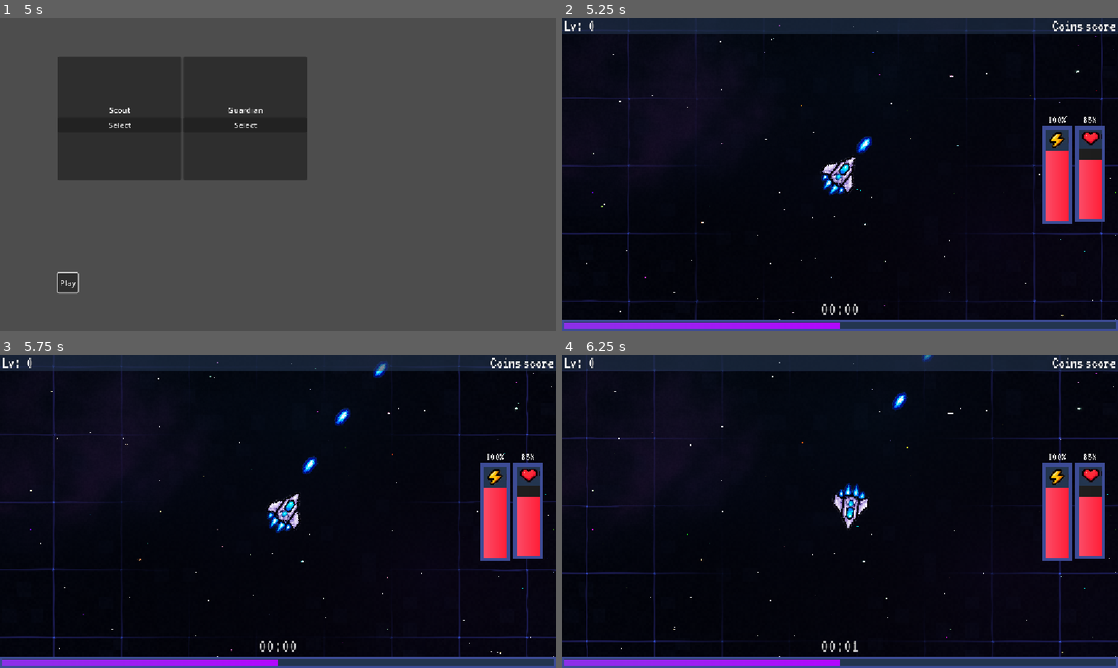
Above: before the commit, frames 1-4 (two rows, left to right).
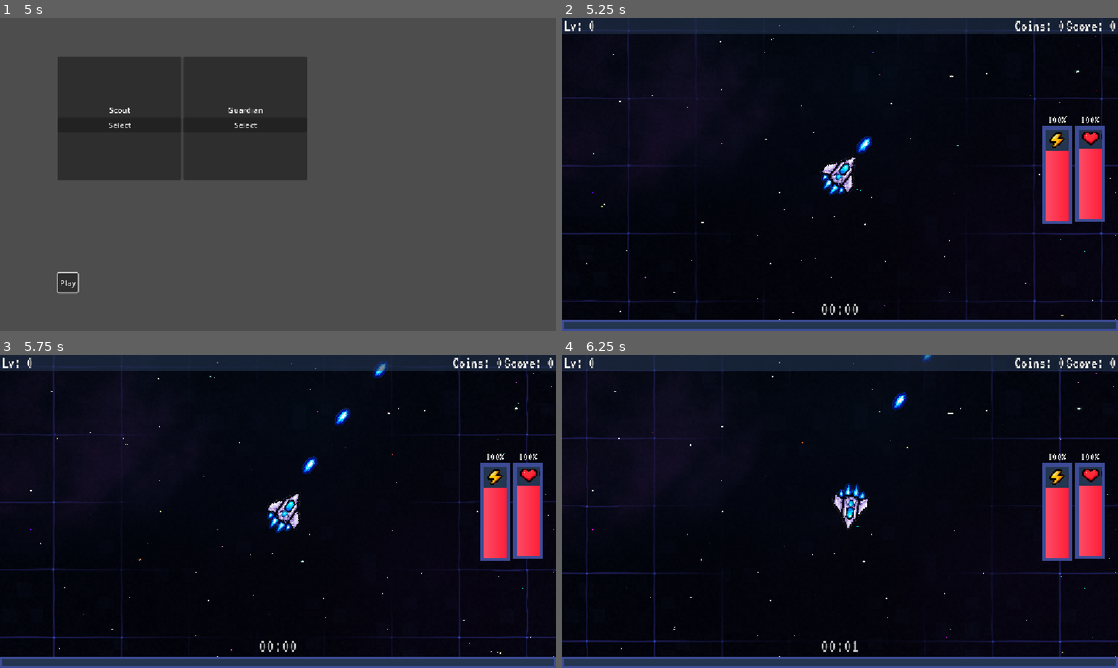
Above: after the commit, the same moments.

Repository: Savo-Consortium-of-Education/tatu-loppuprojekti
Game: Godot game, scene res://scenes/menus/main_menu.tscn
Two runs of this game, one before a commit and one after it. Both use one fixed random seed, a clock stepped at 60 frames per second and the inputs below.
Inputs (mouse positions are in pixels of both pictures, inside the frame that each line leads up to):
- Up to frame 1 (5 s): click "Play" at 0.5 s; click "Play" at 1.25 s; click "Play" at 2 s; click "Select" at 2.75 s; tap Enter at 3.5 s; move the mouse to (400, 158) at 3.52 s; hold D (move_right) 3.53-4.28 s; hold Right mouse button (ability) 3.53-4.28 s; tap Space at 4.25 s; move the mouse to (166, 190) at 4.27 s; hold Down (move_down) from 4.28 s (still down); right-click (166, 190) at 4.35 s
- Up to frame 2 (5.25 s): tap Enter at 5 s; move the mouse to (895, 105) at 5.02 s; release Down (move_down) at 5.03 s; press the mouse at (895, 105) at 5.03 s; hold D (move_right) from 5.03 s (still down)
- Up to frame 3 (5.75 s): keep holding D (move_right); right-click (333, 442) at 5.3 s
- Up to frame 4 (6.25 s): move the mouse to (851, 511) at 5.77 s; release D (move_right) at 5.78 s; release the mouse at (851, 511) at 5.78 s; hold W (move_up) from 5.78 s (still down); right-click (851, 511) at 5.85 s

Frame 1 is identical in both runs. In frame 2, 1.4% of the frame differs, in the area x 0-100%, y 0-100%; in frame 3, 1.4%; in frame 4, 1.4%.

Commit message:
feat(game): implement coin system and synchronize hud

Diff:
--- a/scripts/enemies/baseEnemy/base_enemy.gd
+++ b/scripts/enemies/baseEnemy/base_enemy.gd
@@ -41,6 +41,7 @@
         attacker_peer_id,
         SaveManager.Stat.SCORE
     )
+    GameManager.add_score(1)
 
     if xp_orb_spawner:
         xp_orb_spawner.spawn_xp_orb(xp,global_position)
--- a/scripts/game_manager.gd
+++ b/scripts/game_manager.gd
@@ -8,11 +8,13 @@
 signal player_levelup(player: Player)
 signal player_xp_changed(peer_id: int, current_xp: float, xp_required: float, level: int)
 signal score_changed(new_score: int)
+signal coins_changed(new_coins: int)
 signal game_ended()
 
 const SPRITE_ROTATION_OFFSET := deg_to_rad(90)
 var selected_character: CharacterData
 var score: int = 0
+var coins: int = 0
 
 func use_ability_player(player: Player, amount_left: float) -> void:
     if not multiplayer.is_server():
@@ -90,13 +92,35 @@
         level
     )
 
-func add_score(points) -> void:
+func add_score(points: int) -> void:
+    if not multiplayer.is_server():
+        return
     score += points
+    update_score.rpc(score)
+
+func add_coins(amount: int) -> void:
+    if not multiplayer.is_server():
+        return
+    coins += amount
+    update_coins.rpc(coins)
+
+@rpc("authority", "call_local", "reliable")
+func update_score(new_score: int) -> void:
+    score = new_score
     score_changed.emit(score)
+
+@rpc("authority", "call_local", "reliable")
+func update_coins(new_coins: int) -> void:
+    coins = new_coins
+    coins_changed.emit(coins)
 
 func end_game() -> void:
     game_ended.emit()
 
 func reset() -> void:
+    if not multiplayer.is_server():
+        return
     score = 0
-    score_changed.emit(score)
+    coins = 0
+    update_score.rpc(score)
+    update_coins.rpc(coins)
--- a/scripts/player/player.gd
+++ b/scripts/player/player.gd
@@ -31,6 +31,15 @@
         abilities.append(ability)
 
     GameManager.player_add_ability.connect(_update_ability)
+    GameManager.player_healed.emit(self, 0.0, current_hp)
+    if multiplayer.is_server():
+        GameManager.use_ability_player(self, ability_energy)
+        GameManager.update_player_xp.rpc(
+            get_multiplayer_authority(),
+            current_xp,
+            xp_to_next_level,
+            current_level
+        )
 
 func _physics_process(delta: float) -> void:
     if is_multiplayer_authority():
--- a/scripts/ui/hud.gd
+++ b/scripts/ui/hud.gd
@@ -3,6 +3,12 @@
 @onready var time_label: Label = %TimeLabel
 @onready var level_bar: TextureProgressBar = %Level
 @onready var level_label: Label = %LevelLabel
+@onready var score_label: Label = %Score
+@onready var coins_label: Label = %Coins
+
+func _ready() -> void:
+    GameManager.score_changed.connect(update_score)
+    GameManager.coins_changed.connect(update_coins)
 
 func update_time(time: int) -> void:
     var minutes := time / 60
@@ -13,3 +19,9 @@
     level_bar.max_value = xp_required
     level_bar.value = current_xp
     level_label.text = "Lv: %d" % level
+
+func update_score(score: int) -> void:
+    score_label.text = "Score: %d" % score
+
+func update_coins(coins: int) -> void:
+    coins_label.text = "Coins: %d" % coins
--- a/scripts/world.gd
+++ b/scripts/world.gd
@@ -31,6 +31,7 @@
         return
 
     SaveManager.reset_run_stats()
+    GameManager.reset()
 
     elapsed_time = 0
     is_paused = false
